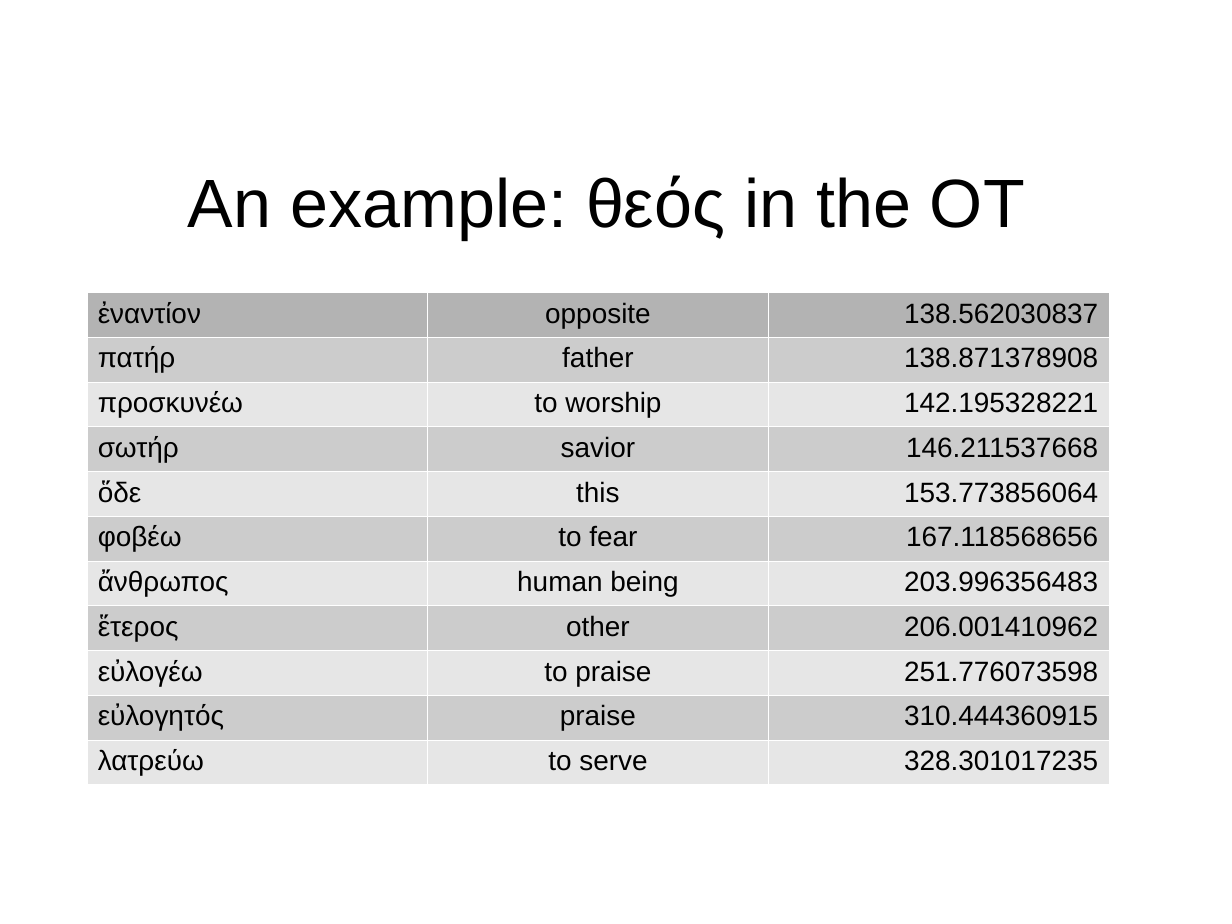
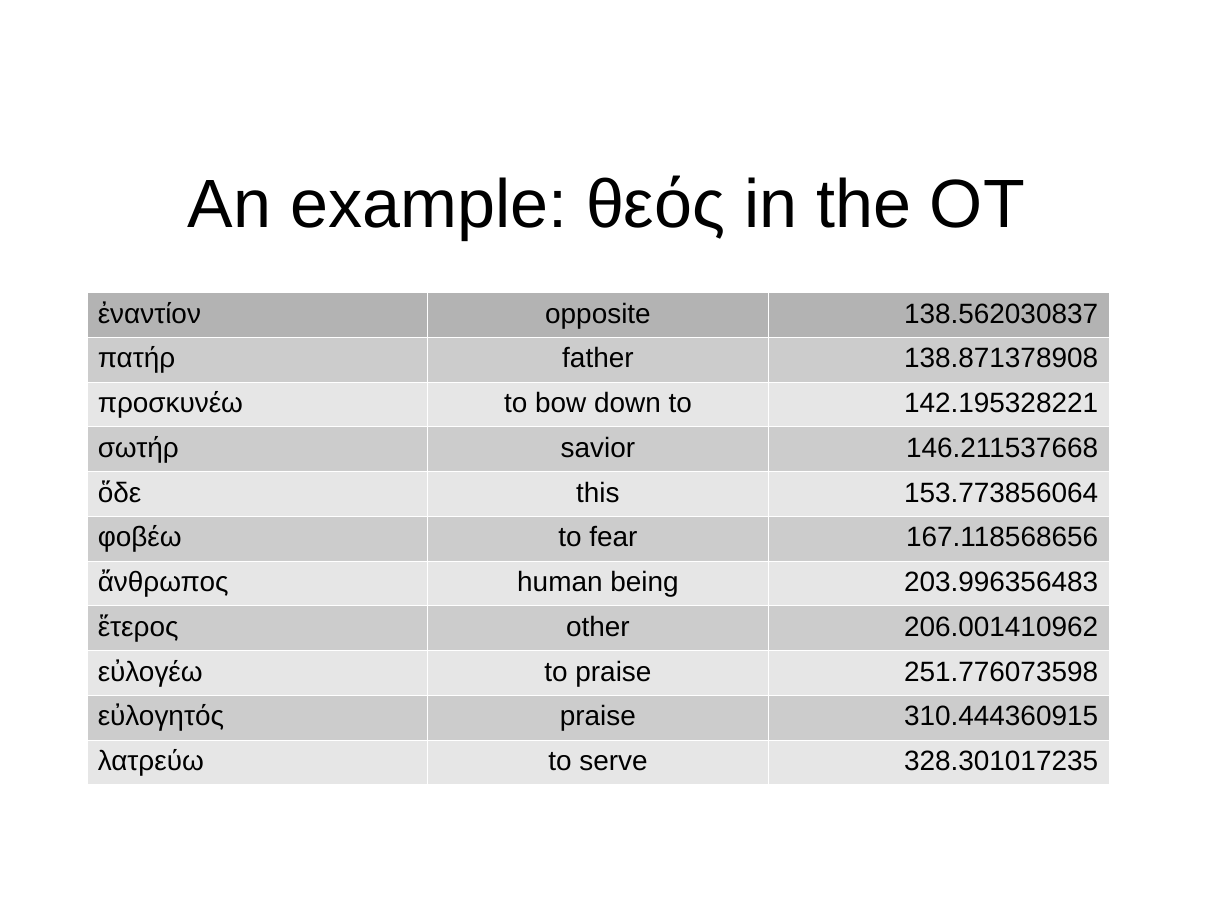
Before and after one commit to DHLeipzig-CurrentTopics-SS2014/Course_Materials, a slide deck: slide 13 of Presentations/Week 11, Dealing with Context Windows/Statistical Evaluation - Dealing with Context Windows.odp. Drawn at 1232x924 pixels with LibreOffice and Linux fonts; fonts in the diff are those of the drawing; background and template pictures are left out. Boxes give left, top, right and bottom in pixels: in the first picture for what was removed or moved away, otherwise in the second. Text is boxed around its words. In the diff, an @@ line names an element or a change of style, - is before the commit and + after.

```diff
--- a/Presentations/Week 11, Dealing with Context Windows/Statistical Evaluation - Dealing with Context Windows.odp
+++ b/Presentations/Week 11, Dealing with Context Windows/Statistical Evaluation - Dealing with Context Windows.odp
@@ table at <box>87,293,1110,779</box> @@
-row 3, column 2: to worship
+row 3, column 2: to bow down to
```
Also in this commit, not shown: 5 other slides changed, 4 other files.
